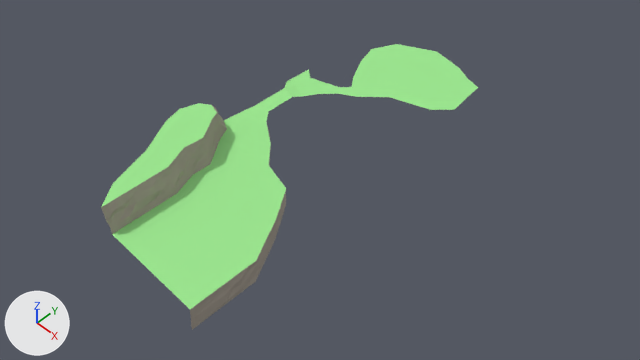
An edit to the Blender file Assets/Models/SASLevel2.blend, drawn before and after from the same camera.
Before and after are seen from the file's camera 'Camera'. Every picture has the same lights, and +X, +Y and +Z are marked at lower left. The same objects are shown in both versions, whatever each file hides.
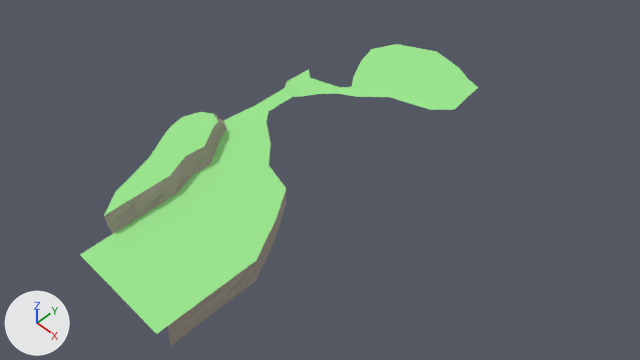
Changed parts and their boxes (x1, y1, x2, y2) in the pictures (640 x 360 px; the box of a moved part takes in the faces that stretch with it):
'Plane', reshaped (9% wider, 9% taller): before (112, 44, 478, 309); after (80, 44, 478, 334)
'Plane.004', reshaped (7% shorter): before (101, 103, 227, 234); after (104, 112, 227, 234)
part 1 of me_plane_004, deleted (green): before (101, 103, 217, 207)
part 2 of me_plane_004, moved or reshaped: before (101, 105, 227, 234); after (104, 112, 227, 234)
part 3 of me_plane, moved or reshaped: before (112, 194, 256, 309); after (80, 194, 256, 334)

The change, as a diff of the scene's bpy script:
```diff
--- a/Assets/Models/SASLevel2.blend.py
+++ b/Assets/Models/SASLevel2.blend.py
@@ me_plane_004 @@
 # used by ob_plane_004; location = (0.0, 0.0, 0.0)
-me_plane_004.from_pydata(...)  # 103 vertices, 74 faces; spans x -3.27..-1.14, y -7.32..-1.88, z 0.0..1.0
+me_plane_004.from_pydata(...)  # 96 vertices, 74 faces; spans x -3.27..-1.14, y -7.32..-1.88, z 0.0..0.65
+# me_plane_004 part 1: the loose piece of 13 vertices spanning x -3.27..-1.33, y -7.31..-2.27, z 1.0 is deleted
+# me_plane_004 part 2
+# 72 vertices are removed from x -2.75..-1.14, y -7.32..-1.96, z 0.18..1.0
+# 68 faces are deleted
+# 78 vertices are added at x -3.27..-1.14, y -7.32..-1.96, z 0.07..0.65
+# 6 new faces join them, mat_ground (green #9ee791)
+# 68 new faces join them, mat_cliff (grey #a79f93)
 me_plane_004.materials.append(mat_ground)
@@ me_plane @@
 me_plane.from_pydata(...)  # 47 vertices, 28 faces; spans x -2.79..2.5, y -7.31..6.37, z 0.0..0.2
 # used by ob_plane; location = (0.0, 0.0, 0.0)
-me_plane.vertices[35].co = (-1.15, -7.31, 0.0)  # pixel (112, 234)
-me_plane.vertices[36].co = (2.5, -7.31, 0.0)  # pixel (190, 309)
+# me_plane part 3
+me_plane.vertices[35].co = (-1.15, -8.36, 0.0)  # pixel (79, 254)
+me_plane.vertices[36].co = (2.5, -8.36, 0.0)  # pixel (156, 334)
 me_plane.materials.append(mat_ground)
```
